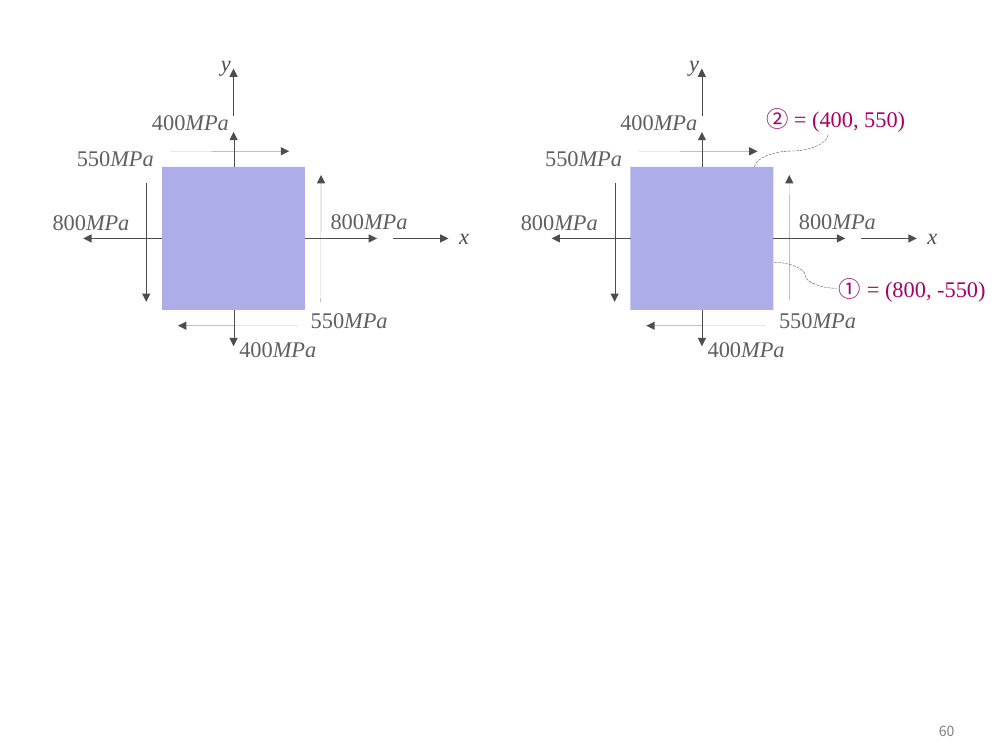
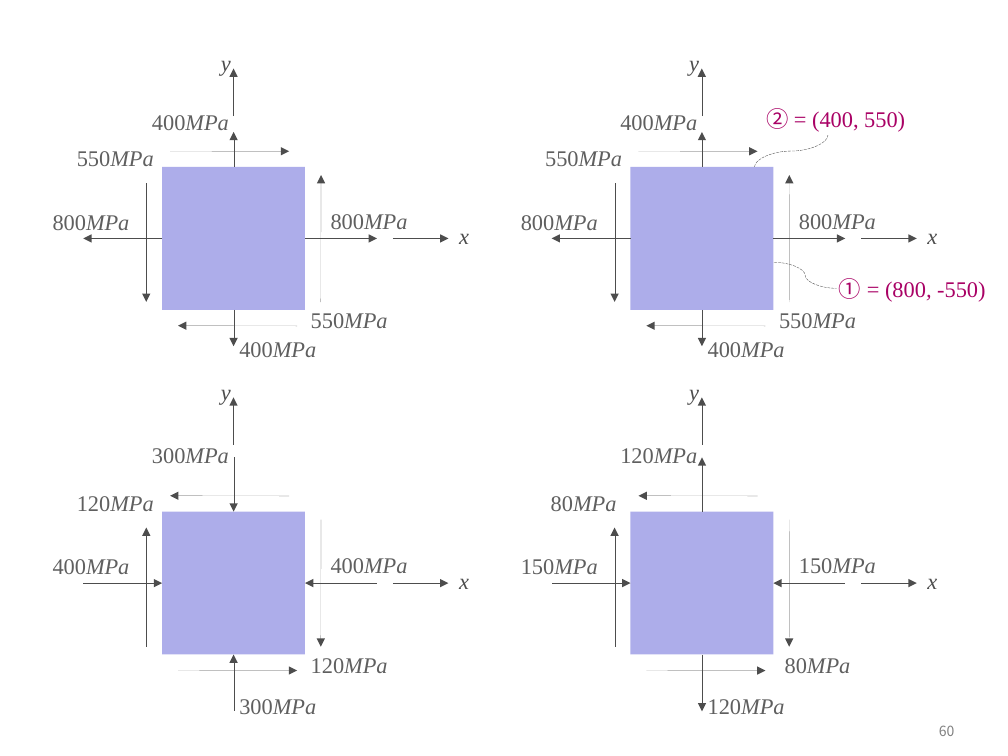
Before and after one commit to ironbell87/structural_mechanics_II, a slide deck: slide 60 of figures.pptx. Drawn at 1008x756 pixels with LibreOffice and Linux fonts; fonts in the diff are those of the drawing. Boxes give left, top, right and bottom in pixels: in the first picture for what was removed or moved away, otherwise in the second. Text is boxed around its words. In the diff, an @@ line names an element or a change of style, - is before the commit and + after.

```diff
--- a/figures.pptx
+++ b/figures.pptx
@@ group added at <box>53,389,469,714</box>: 10 arrows, 8 texts, 1 rectangle @@
+y
+x
+120MPa
+120MPa
+400MPa
+400MPa
+300MPa
+300MPa
@@ group added at <box>521,389,937,714</box>: 10 arrows, 8 texts, 1 rectangle @@
+y
+x
+80MPa
+80MPa
+150MPa
+150MPa
+120MPa
+120MPa
```
Also in this commit, not shown: 3 other slides changed, 8 slides added, 1 slide removed, 57 other files.
